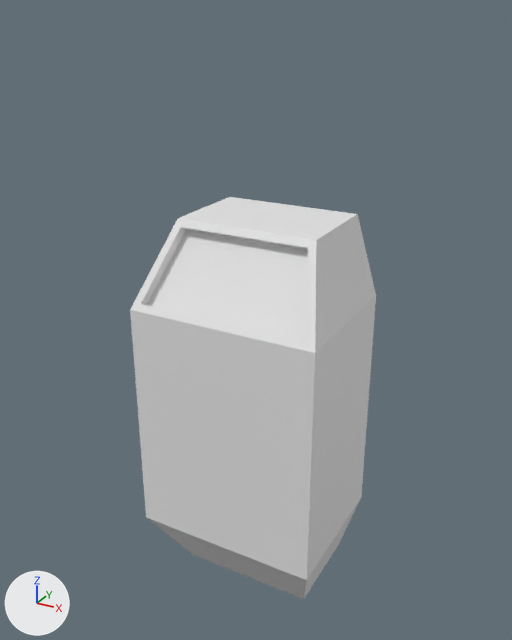
Two versions of the Blender file Pintura Digital e Texturização/Modelagem de 5 objetos/Modelos.blend, one commit apart.
Camera for both pictures: a 50 mm lens placed at (2.71, -5.43, 5.18), pointed at (-0.03, -0.44, 2.69). Lighting does not change. The marker at lower left points along +X, +Y and +Z. The picture after the commit comes second. The same objects are shown in both versions, whatever each file hides.

The scene before the commit, as lines of its bpy script (objects in view):
```python
me_cube_001 = bpy.data.meshes.new('Cube.001')
me_cube_001.from_pydata(...)  # 24 vertices, 22 faces; spans x -0.85..0.85, y -1.14..0.15, z 0.01..3.58
ob_cube = bpy.data.objects.new('Cube', me_cube_001)
ob_cube.location = (0.0, 0.0, 0.0)
```
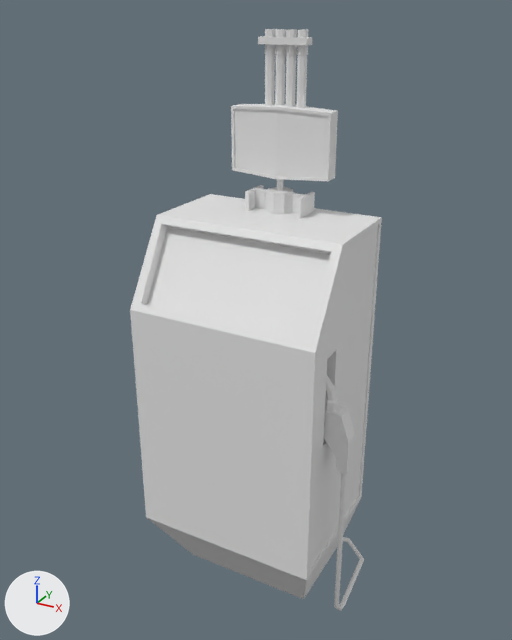
Boxes (x1, y1, x2, y2) around the edits, measured in the pictures (512 x 640 px):
'Cube', reshaped (45% taller)
    before: (130, 197, 376, 599)
    after: (130, 29, 382, 611)
part 1 of me_cube_001, built on
    before: (131, 197, 376, 353)
    after: (130, 29, 382, 611)

Patch to the scene script:
```diff
--- a/Pintura Digital e Texturização/Modelagem de 5 objetos/Modelos.blend.py
+++ b/Pintura Digital e Texturização/Modelagem de 5 objetos/Modelos.blend.py
@@ me_cube_001 @@
 # used by ob_cube; location = (0.0, 0.0, 0.0)
-me_cube_001.from_pydata(...)  # 24 vertices, 22 faces; spans x -0.85..0.85, y -1.14..0.15, z 0.01..3.58
+me_cube_001.from_pydata(...)  # 608 vertices, 561 faces; spans x -0.85..1.04, y -1.14..0.24, z 0.01..5.03
+# me_cube_001 part 1: 6 vertices moved from x -0.63..0.63, y -0.73..-0.66, z 3.48..3.58 to x -0.85..0.85, y -1.09..-0.66, z 2.86..3.53; 2 vertices removed from x -0.63..0.63, y 0.15, z 3.58; 586 vertices added at x -0.85..1.04, y -1.09..0.24, z 0.01..5.03
```
